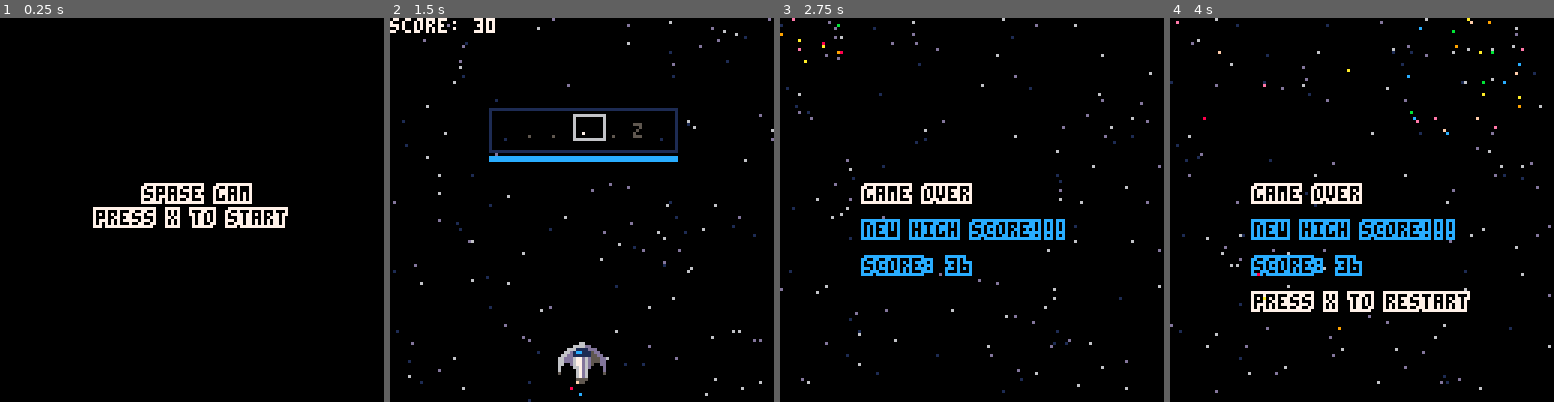
Above: before the commit, frames 1-4 (left to right).
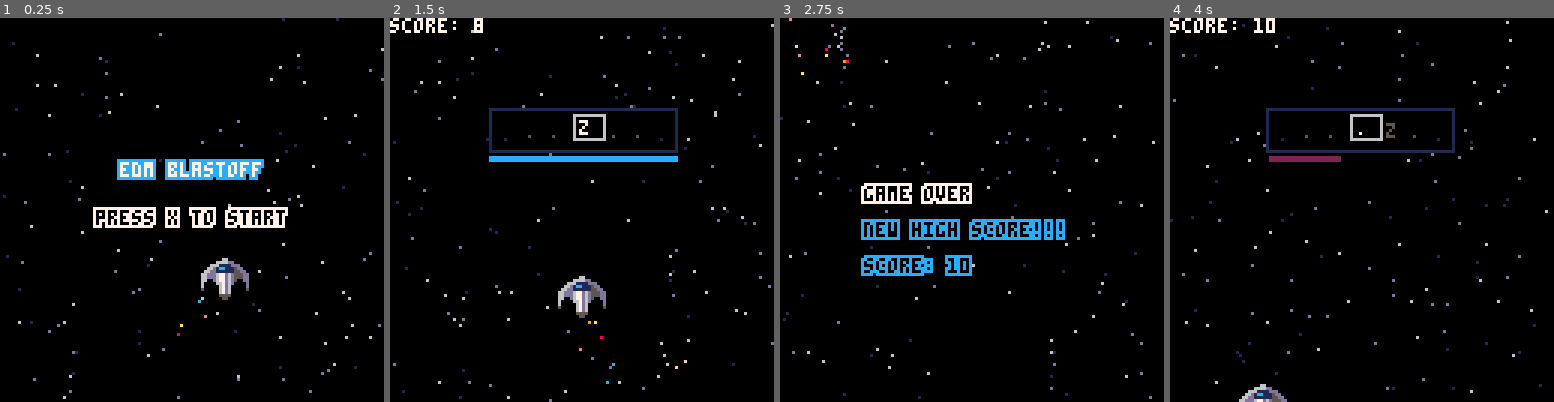
Above: after the commit, the same moments.

Repository: ryanford/EDM-Blastoff
Game: PICO-8 cartridge rhythm-game.p8
The game is run twice, just before and just after one commit, with the same random seed, the same clock (stepped at 60 frames per second) and the same inputs.
Inputs:
- Up to frame 1 (0.25 s): no input
- Up to frame 2 (1.5 s): tap X (X key) at 0.33, 1.07 s; tap O (Z key) at 0.7 s
- Up to frame 3 (2.75 s): hold Right 1.6-2.1 s; tap O (Z key) at 1.7, 2.1, 2.5 s; tap X (X key) at 1.85 s; hold Up 2.15-2.42 s; hold Right from 2.47 s (still down)
- Up to frame 4 (4 s): tap O (Z key) at 2.9, 3.3, 3.7 s; tap X (X key) at 2.97 s; release Right at 3.03 s; hold Left 3.08-3.58 s

The runs differ from the first frame. In frame 1, 4.2% of the frame differs, in the area x 0-100%, y 0-100%; in frame 2, 3.1%; in frame 3, 1.6%; in frame 4, 9.3%.

Commit message:
Add intro scene

Diff:
--- a/rhythm-game.p8
+++ b/rhythm-game.p8
@@ -30,6 +30,7 @@
   m_y = 0
   p={}
   p.x=60
+  p.dx=0
   p.y=112
   p.dir=0
   p.spd=2
@@ -80,13 +81,22 @@
     state.draw=active_draw
     timeout=0
   end
+  update_time()
   timeout+=1/30
+  update_stars(1)
+  spawn_prop()
+  update_prop()
+  intro_update_ship()
+  p.sprite[3]=90
 end
 
 function intro_draw()
   cls()
-  print_outline("spase gam",48,56,7,0)
+  draw_stars()
+  print_outline("edm blastoff",40,48,12,7)
   print_outline("press x to start",32,64,7,0)
+  draw_prop()
+  draw_ship()
 end
 
 function active_update()
@@ -149,9 +159,6 @@
   cls()
   screenshake()
   draw_stars()
-  if partymode then
-    draw_party_mode()
-  end
   draw_fireworks()
   draw_powerups()
   draw_obstacles()
@@ -160,6 +167,9 @@
   draw_ship()
   draw_score()
   draw_pattern()
+  if partymode then
+    draw_party_mode()
+  end
   draw_powermeter()
 end
 
@@ -277,6 +287,11 @@
   local forward_level=120-p.power*4
   if (p.y>forward_level) p.y-=0.5
   if (p.y<forward_level) p.y+=0.5
+end
+
+function intro_update_ship()
+  p.x+=cos(step/128)*2
+  p.y=80
 end
 
 function collide_powerups()
